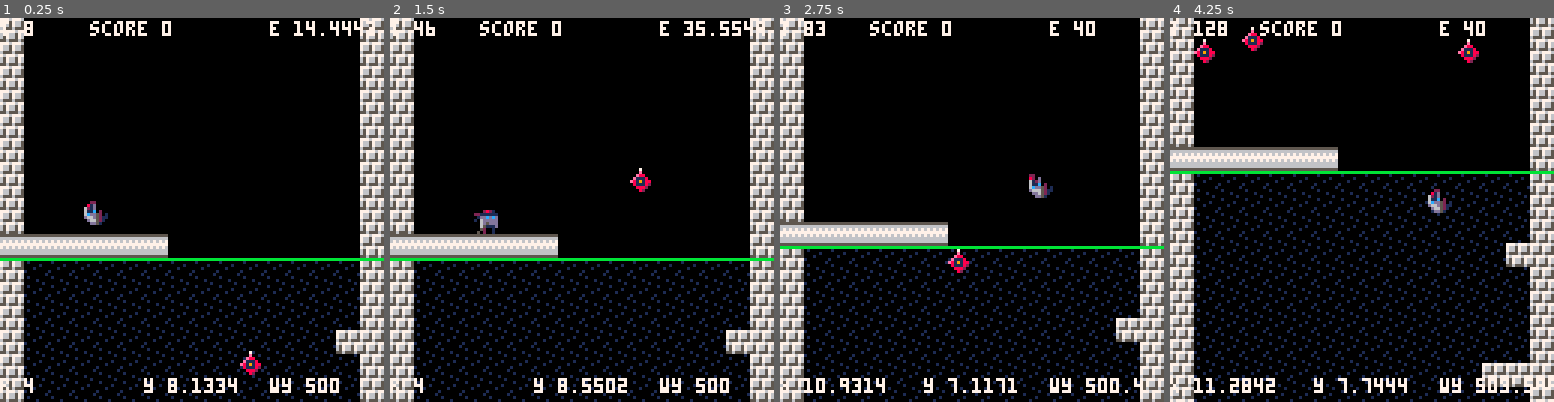
Above: before the commit, frames 1-4 (left to right).
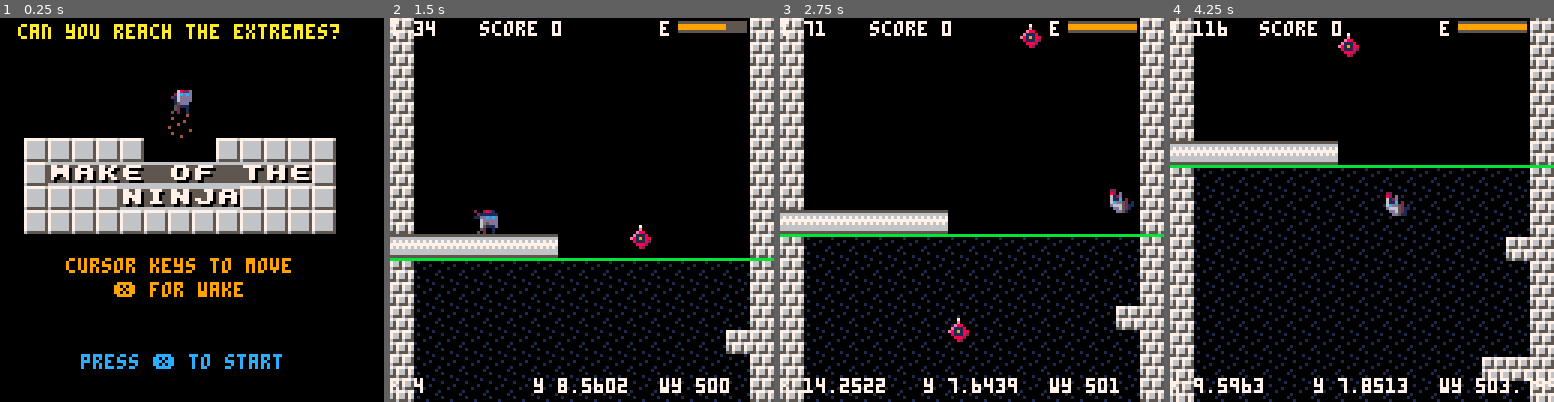
Above: after the commit, the same moments.

Repository: ggaughan/wake-of-the-ninja
Game: PICO-8 cartridge wakey.p8
Two runs of this game, one before a commit and one after it. Both use one fixed random seed, a clock stepped at 60 frames per second and the inputs below.
Inputs:
- Up to frame 1 (0.25 s): no input
- Up to frame 2 (1.5 s): tap X (X key) at 0.33, 1.07 s
- Up to frame 3 (2.75 s): hold Right 1.6-2.1 s; tap X (X key) at 1.85 s; hold Up 2.15-2.42 s; hold Right from 2.47 s (still down)
- Up to frame 4 (4.25 s): tap X (X key) at 2.97, 4.08 s; release Right at 3.03 s; hold Left 3.08-3.58 s; hold Down 3.63-3.97 s; hold Right from 4.02 s (still down)

The runs differ from the first frame. In frame 1, 43% of the frame differs, in the area x 0-100%, y 0-100%; in frame 2, 1.2%; in frame 3, 24%; in frame 4, 27%.

Commit message:
Start screen + tune

Diff:
--- a/wakey.p8
+++ b/wakey.p8
@@ -85,6 +85,10 @@
 
 
 function _init()
+ last = time()
+	_update = _update_intro
+	_draw = _draw_intro
+
  wy=(w_h/2)
  highest=wy
  lowest=wy
@@ -98,13 +102,11 @@
 	pl.dir=r
  pl.state=idle
  pl.frame=1
- pl.inertia=0.7
- pl.bounce=0.1
+ pl.inertia=0.82
+ pl.bounce=0.07
  pl.energy = 10
 
  pl.room = nil
-
-	if (sound) sfx(5)
 
 -- local ball = make_actor(8.5,7.5)
 -- ball.spr = 33
@@ -116,6 +118,7 @@
 	 printh("mem "..stat(0))  -- in k
 	end
 
+	if (sound) music(29)
 end
 
 
@@ -141,7 +144,7 @@
 		pl.state = idle
 
 	 -- how fast to accelerate
-	 local accel = 0.2
+	 local accel = 0.20
 	 if btn(⬅️) then
 	 	pl.dx -= accel/2
 	 	pl.dir = l
@@ -347,7 +350,16 @@
 	end
 end
 
-function _update()
+function _update_intro()
+	if btnp(❎) then
+		if (sound) music(-1)
+		if (sound) sfx(5)
+		_update = _update_game
+		_draw = _draw_game
+	end
+end
+
+function _update_game()
  control_player(pl)
  update_enemies()
 
@@ -451,7 +463,25 @@
 	end
 end
 
-function _draw()
+function _draw_intro()
+	cls()
+
+ print("can you reach the extremes?", 6, 2, 10)
+
+ map(0,0,0,0,16,16)
+
+ print("cursor keys to move", 22, 80, 9)
+ print("❎ for wake", 38, 88, 9)
+
+ print("press ❎ to start", 27, 112, 12)
+
+	if time() - last > 0.1 then
+	 pal(4, flr(1+rnd()*#wake_colour), 1)
+	 last = time()
+	end
+end
+
+function _draw_game()
  cls()
 
  pal(3,1)  -- blue water (spr 10)
@@ -470,6 +500,11 @@
 
  print("score "..points,30,1,7)  -- in k
 
+ print("e ",90,1,7)
+ rectfill(96,1, 96+22,4, 5)
+ rectfill(96,2, 96+(pl.energy/max_energy)*22,3, pl.energy < low_energy and 8 or 9)
+
+
 	if debug then
 	 -- no use?:
 	 --local _test_y = solid_a(pl, 0, pl.dy)
@@ -481,7 +516,7 @@
 		--print("c "..ceil(wy)-wy, 10,1,7)
 
 	 print("t "..pl.t,0,1,7)  -- in k
-	 print("e "..pl.energy,90,1,7)  -- in k
+	 --print("e "..pl.energy,90,8,7)  -- in k
 
 	 local wly = (water_level - wy) *8
 	 line(0, wly, 127, wly, 11)
@@ -739,10 +774,6 @@
 				x = 0.5
 			end
 			if pl.room != nil then
-				for e in all(enemy) do
-				  -- no points
-	     e.y=-1  -- kill
-				end
 				--printh(">"..pl.y.." "..scroll_y)
 				pl.y += scroll_y
 				wy -= scroll_y
@@ -768,6 +799,16 @@
 				assert(false, "expected a shaft at "..pl.x)
 			end
 		end
+
+		-- note: assume we did change room
+		for e in all(enemy) do
+		  -- no points
+    e.y=-1  -- kill
+		end
+		for i=1,wake_max do
+			wake[i]={-1,-1,-1}
+		end
+
 	end
 end
 
@@ -851,6 +892,8 @@
 		{16,0},
 		{32,0},
 		{48,0},
+
+		{112,16},  -- end: move to top
 	}
 
 	w[0] = {}
@@ -1218,18 +1261,18 @@
 
 
 __gff__
-000101010181010001000000000100010000000000000000000000000000020000000000000000000000000000000000000000000000000000000001000000000000000000000c0000040400000000000000000000000000000000000000000000000000000000000c0c00000000000000000001000000000000000001000000
+000101010181010001000000000100010000000000000000000000000000020000000000000000000000000000000000000000000000000000000001000100000000000000000c0000040400000000000000000000000000000000000000000000000000000000000c0c00000000000000000001000000000000000001000000
 0000000000000000000001010001000000000000000000000000000000000000000000000000000000000000000000000000000000000000000000000000000000000000000000000000000000000000000000000000000000000000000000000000000000000000000000000000000000000000000000000000000000000000
 __map__
 00000000000000000000000000000000010101010101010101010101010101010f0f0f0f0f0f0f0f0f0f0f0f0f0f0f0f0d0d0d0d0d0d0d0d0d0d0d0d0d0d0d0d00000000000000000000000000000000000000000000000000000000000000000000000000000000000000000000000000000000000000000000000000000000
 00000000000000000000000000000000010000000000000000000000000000010f00000000000000000000000000000f0d00000000000000000000000000000d00000000000000000000000000000000000000000000000000000000000000000000000000000000000000000000000000000000000000000000000000000000
 00000000000000000000000000000000010000000000000000000000000000010f00000000000000000000000000000f0d00000000000000000000000000000d00000000000000000000000000000000000000000000000000000000000000000000000000000000000000000000000000000000000000000000000000000000
-00000000000000000000000000000000010000000000000000000000000000010f00000000000000000000000000000f0d00000000000000000000000000000d00000000000000000000000000000000000000000000000000000000000000000000000000000000000000000000000000000000000000000000000000000000
-000000000000000000000000000000000100004b0000000000000000000000010f00000000000000000000000000000f0d00000000000000000000000000000d00000000000000000000000000000000000000000000000000000000000000000000000000000000000000000000000000000000000000000000000000000000
-00000000000000000000000000000000010000010101010000000000000000010f00000000000000000000000000000f0d00000000000000000000000000000d00000000000000000000000000000000000000000000000000000000000000000000000000000000000000000000000000000000000000000000000000000000
-00000000000000000000000000000000010000000000000000000000000000010f00000000000000000000000000000f0d00000000000000000000000000000d00000000000000000000000000000000000000000000000000000000000000000000000000000000000000000000000000000000000000000000000000000000
-00000000000000000000000000000000010000000000000000000000000000010f00000000000000000000000000000f0d00000000000000000000000000000d00000000000000000000000000000000000000000000000000000000000000000000000000000000000000000000000000000000000000000000000000000000
-00000000000000000000000000000000010000000000000000000000000000010f00000000000000000000000000000f0d00000000000000000000000000000d00000000000000000000000000000000000000000000000000000000000000000000000000000000000000000000000000000000000000000000000000000000
+00000000000000830000000000000000010000000000000000000000000000010f00000000000000000000000000000f0d00000000000000000000000000000d00000000000000000000000000000000000000000000000000000000000000000000000000000000000000000000000000000000000000000000000000000000
+000000000000000900000000000000000100004b0000000000000000000000010f00000000000000000000000000000f0d00005b5c5c5d00000000000000000d00000000000000000000000000000000000000000000000000000000000000000000000000000000000000000000000000000000000000000000000000000000
+003f3f3f3f3f0000003f3f3f3f3f0000010000010101010000000000000000010f00000000000000000000000000000f0d00000000000000000000000000000d00000000000000000000000000000000000000000000000000000000000000000000000000000000000000000000000000000000000000000000000000000000
+003ff7e1ebe5c0efe6c0f4e8e53f0000010000000000000000000000000000010f00000000000000000000000000000f0d00000000000000000000000000000d00000000000000000000000000000000000000000000000000000000000000000000000000000000000000000000000000000000000000000000000000000000
+003f3f3f3feee9eeeae13f3f3f3f0000010000000000000000000000000000010f00000000000000000000000000000f0d00000000000000000000000000000d00000000000000000000000000000000000000000000000000000000000000000000000000000000000000000000000000000000000000000000000000000000
+003f3f3f3f3f3f3f3f3f3f3f3f3f0000010000000000000000000000000000010f00000000000000000000000000000f0d00000000000000000000000000000d00000000000000000000000000000000000000000000000000000000000000000000000000000000000000000000000000000000000000000000000000000000
 00000000000000000000000000000000010000000000000000000000000000010f00000000000000000000000000000f0d0d0d0d0d0d0d00000d0d0d0d0d0d0d00000000000000000000000000000000000000000000000000000000000000000000000000000000000000000000000000000000000000000000000000000000
 00000000000000000000000000000000010000002d00000000000000000000010f00000000000000000000000000000f0d00000000000000000000000000770d00000000000000000000000000000000000000000000000000000000000000000000000000000000000000000000000000000000000000000000000000000000
 00000000000000000000000000000000010000010101010101000000000000010f00000000000000000000000000000f0d0d0d0d0d000d0d0d0d000d0d0d0d0d00000000000000000000000000000000000000000000000000000000000000000000000000000000000000000000000000000000000000000000000000000000
@@ -1237,103 +1280,119 @@
 00000000000000000000000000000000010000000000000000000000000000010f00000000000000000000000000000f0d0d0d0d0d0d0d00000d0d0d0d0d0d0d00000000000000000000000000000000000000000000000000000000000000000000000000000000000000000000000000000000000000000000000000000000
 00000000000000000000000000000000010000000000000000000000000000010f00000000000000000000000000000f0d00000000000000000000000000000d00000000000000000000000000000000000000000000000000000000000000000000000000000000000000000000000000000000000000000000000000000000
 00000000000000000000000000000000010101010101010101010101010101010f0f0f0f0f0f0f0f0f0f0f0f0f0f0f0f0d0d0d0d0d0d0d0d0d0d0d0d0d0d0d0d00000000000000000000000000000000000000000000000000000000000000000000000000000000000000000000000000000000000000000000000000000000
-…(100 lines of a section not shown)…
+000000000000000000000000000000000000000000000000000000000000000000000000000000000000000000000000000000000000000000000000000000000000000000000000000000000000000000000000000000000000000000000000000000000000000000000000000000003d3d3d3d3d3d3d3d3d3d3d3d3d3d3d3d
+000000000000000000000000000000000000000000000000000000000000000000000000000000000000000000000000000000000000000000000000000000000000000000000000000000000000000000000000000000000000000000000000000000000000000000000000000000003d00000000000000000000000000003d
+000000000000000000000000000000000000000000000000000000000000000000000000000000000000000000000000000000000000000000000000000000000000000000000000000000000000000000000000000000000000000000000000000000000000000000000000000000003d005b5c5c5c5c5c5c5c5c5c5c5c5d3d
+000000000000000000000000000000000000000000000000000000000000000000000000000000000000000000000000000000000000000000000000000000000000000000000000000000000000000000000000000000000000000000000000000000000000000000000000000000003d005bd1d65cc0d35cc0d25cd1d35d3d
+000000000000000000000000000000000000000000000000000000000000000000000000000000000000000000000000000000000000000000000000000000000000000000000000000000000000000000000000000000000000000000000000000000000000000000000000000000003d005bc0c05cc0c05cc0c05cc0c05d3d
+000000000000000000000000000000000000000000000000000000000000000000000000000000000000000000000000000000000000000000000000000000000000000000000000000000000000000000000000000000000000000000000000000000000000000000000000000000003d005bc0d55cd1d05cd1d15cc0d85d3d
+000000000000000000000000000000000000000000000000000000000000000000000000000000000000000000000000000000000000000000000000000000000000000000000000000000000000000000000000000000000000000000000000000000000000000000000000000000003d005bc0c05cc0c05cc0c05cc0c05d3d
+000000000000000000000000000000000000000000000000000000000000000000000000000000000000000000000000000000000000000000000000000000000000000000000000000000000000000000000000000000000000000000000000000000000000000000000000000000003d005bc0d95cc0d65cc0d75cd1d25d3d
+000000000000000000000000000000000000000000000000000000000000000000000000000000000000000000000000000000000000000000000000000000000000000000000000000000000000000000000000000000000000000000000000000000000000000000000000000000003d005bc0c05cc0c05cc0c05cc0c05d3d
+000000000000000000000000000000000000000000000000000000000000000000000000000000000000000000000000000000000000000000000000000000000000000000000000000000000000000000000000000000000000000000000000000000000000000000000000000000003d005bc0d45cd1d55cd1d45cc0d15d3d
+000000000000000000000000000000000000000000000000000000000000000000000000000000000000000000000000000000000000000000000000000000000000000000000000000000000000000000000000000000000000000000000000000000000000000000000000000000003d005b5c5c5c5c5c5c5c5c5c5c5c5d3d
+000000000000000000000000000000000000000000000000000000000000000000000000000000000000000000000000000000000000000000000000000000000000000000000000000000000000000000000000000000000000000000000000000000000000000000000000000000003d00000000000000000000000000003d
+000000000000000000000000000000000000000000000000000000000000000000000000000000000000000000000000000000000000000000000000000000000000000000000000000000000000000000000000000000000000000000000000000000000000000000000000000000003d00c0c0c0c0e4f5f2e5f2c0c0c0c03d
+000000000000000000000000000000000000000000000000000000000000000000000000000000000000000000000000000000000000000000000000000000000000000000000000000000000000000000000000000000000000000000000000000000000000000000000000000000003d00000000000000000000000000003d
+000000000000000000000000000000000000000000000000000000000000000000000000000000000000000000000000000000000000000000000000000000000000000000000000000000000000000000000000000000000000000000000000000000000000000000000000000000003d00000000000000000000000000003d
+000000000000000000000000000000000000000000000000000000000000000000000000000000000000000000000000000000000000000000000000000000000000000000000000000000000000000000000000000000000000000000000000000000000000000000000000000000003d3d3d3d3d3d3d3d3d3d3d3d3d3d3d3d
+…(100 lines of a section not shown)…
